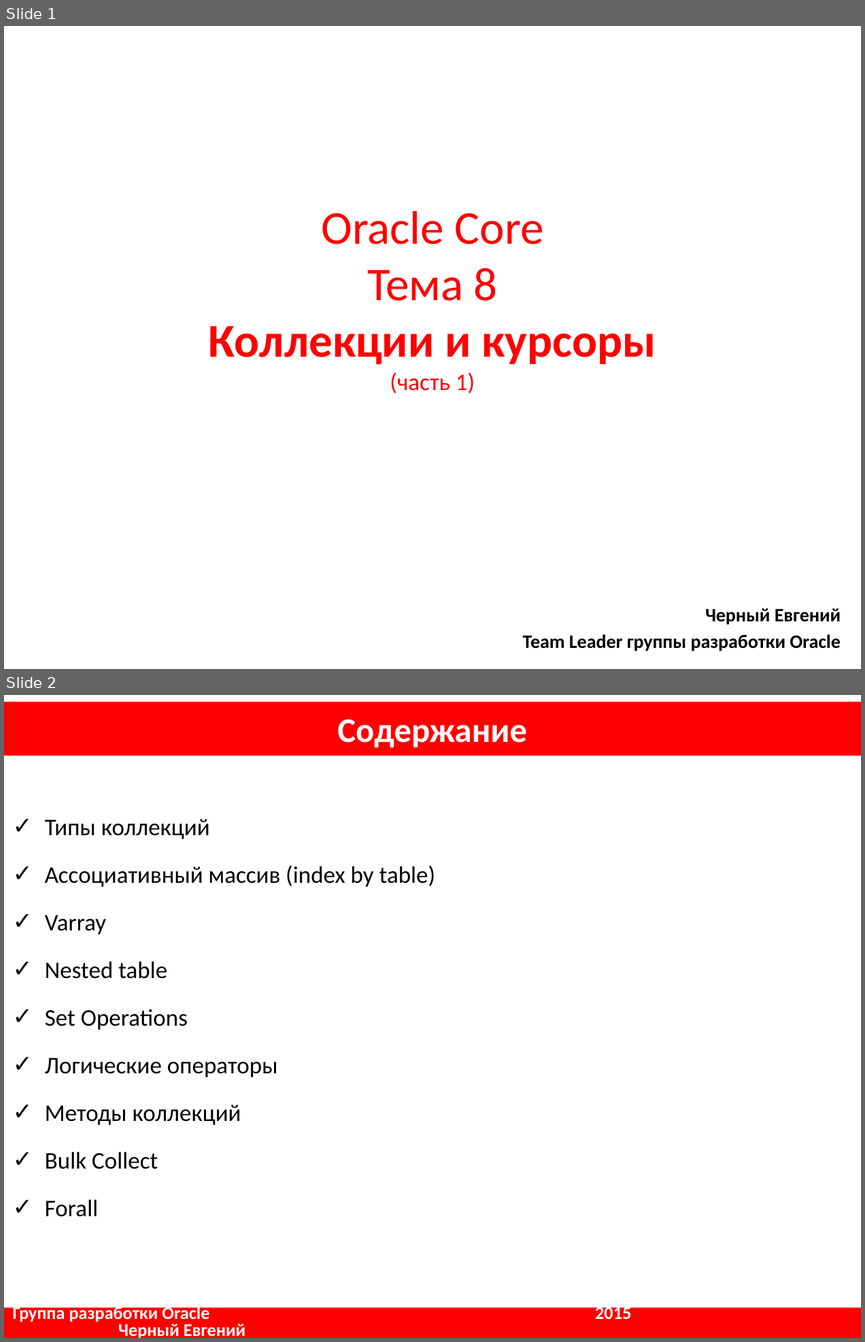
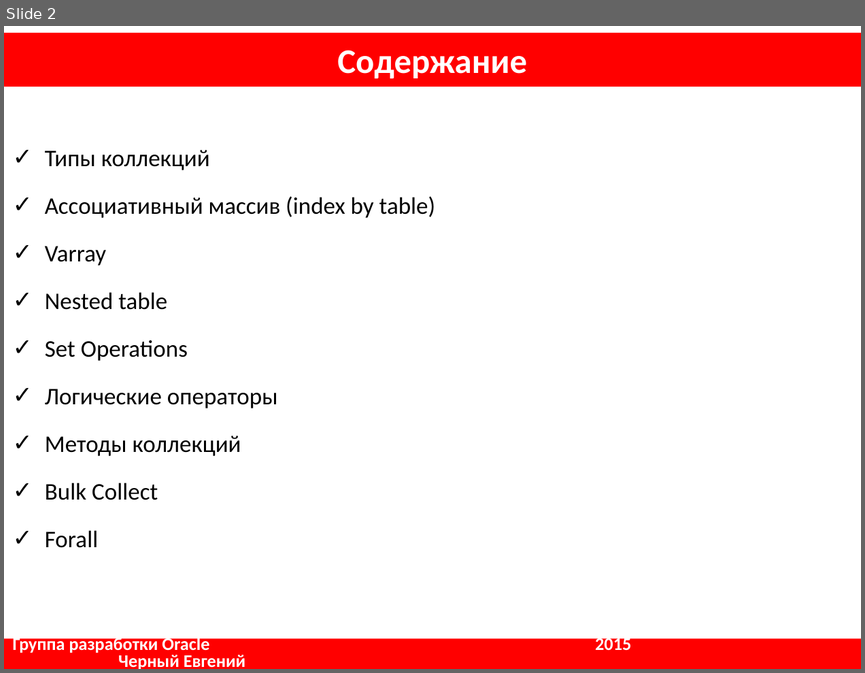
Before and after one commit to maxchv/oracle_tutorials, a slide deck: lessons/Oracle Core, 8 - 1.pptx. Shown one above the other, each under a label of ours: slides 1 and 2 before the commit, slide 2 after it. The pictures are 865x1342 and 865x673 pixels, drawn with LibreOffice and Linux fonts; fonts in the diff are those of the drawing. Boxes give left, top, right and bottom in pixels: in the first picture for what was removed or moved away, otherwise in the second. Text is boxed around its words. In the diff, an @@ line names an element or a change of style, - is before the commit and + after.

```diff
--- a/lessons/Oracle Core, 8 - 1.pptx
+++ b/lessons/Oracle Core, 8 - 1.pptx
@@ slide 1 removed at [4,26,861,669], background #FFFFFF @@
@@ title removed at [209,211,655,393] @@
-Oracle Core
-Тема 8
-Коллекции и курсоры
-(часть 1)
@@ subtitle removed at [523,608,840,651] @@
-Черный Евгений
-Team Leader группы разработки Oracle
```
Also in this commit, not shown: 1 slide added, 2 other files.
